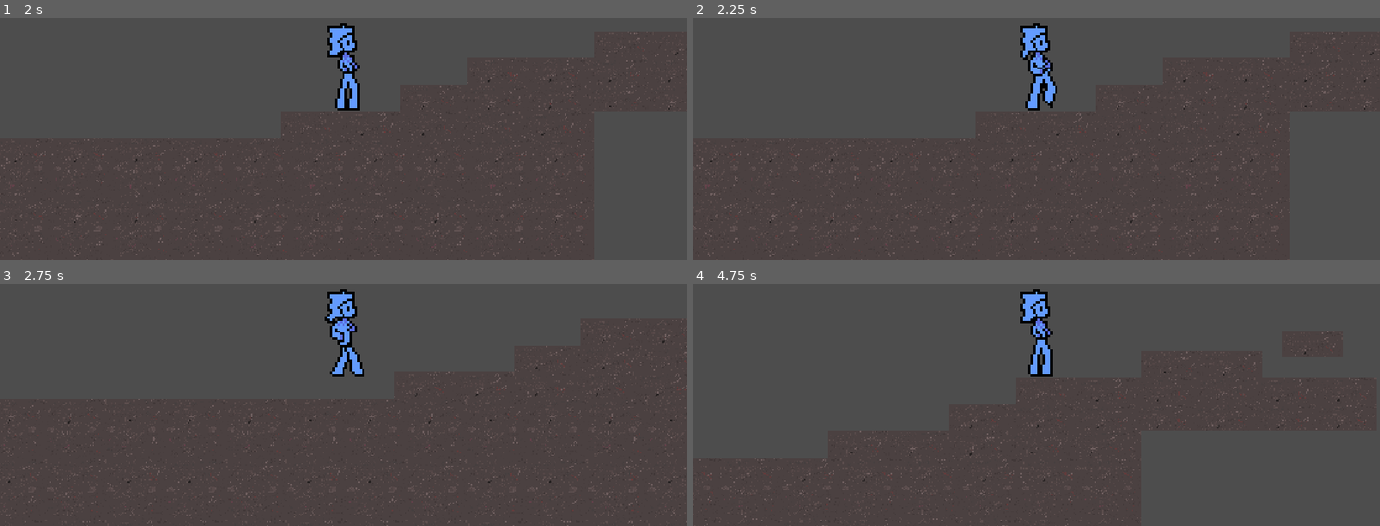
Above: before the commit, frames 1-4 (two rows, left to right).
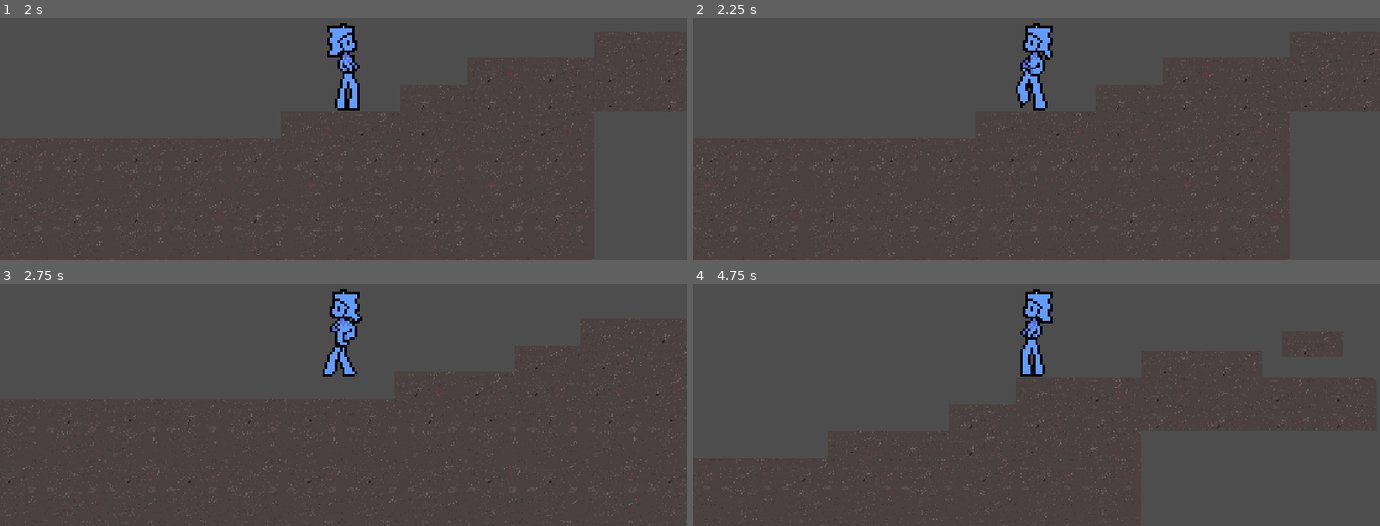
Above: after the commit, the same moments.

Repository: OneWingedDog/Prism2D
Game: Godot game, scene res://Scenes/tuff_test_map.tscn
Same seed, same stepped clock (60 frames per second), same inputs: the game is played once before the commit and once after it.
Inputs:
- Up to frame 1 (2 s): tap Enter (ui_accept) at 0.5 s; hold D (Right) from 0.53 s (still down); tap Space (Jump) at 0.77, 1.52 s
- Up to frame 2 (2.25 s): release D (Right) at 2.03 s; hold A (Left) from 2.03 s (still down)
- Up to frame 3 (2.75 s): keep holding A (Left)
- Up to frame 4 (4.75 s): release A (Left) at 2.78 s; hold D (Right) 2.78-4.28 s; tap Space (Jump) at 3.02, 3.77, 4.52 s; hold A (Left) from 4.28 s (still down)

Frame 1 is identical in both runs. In frame 2, 1.1% of the frame differs, in the area x 47-53%, y 3-39%; in frame 3, 1.0%; in frame 4, 1.2%.

Commit message:
Fixed yo animation flipping

Diff:
--- a/prism-2d/Scenes/character_body_2d.gd
+++ b/prism-2d/Scenes/character_body_2d.gd
@@ -40,10 +40,10 @@
 
 	velocity.y = velocity.y + inum
 
-	if velocity.x >= 0.1:
+	if velocity.x > 0.1:
 		animated_sprite_2d.flip_h = false
-	if velocity.x >= -0.1:
-		animated_sprite_2d.flip_h = false
+	if velocity.x < -0.1:
+		animated_sprite_2d.flip_h = true
 	if velocity.x != 0:
 		animated_sprite_2d.play("Walk_Run")
 	else:
